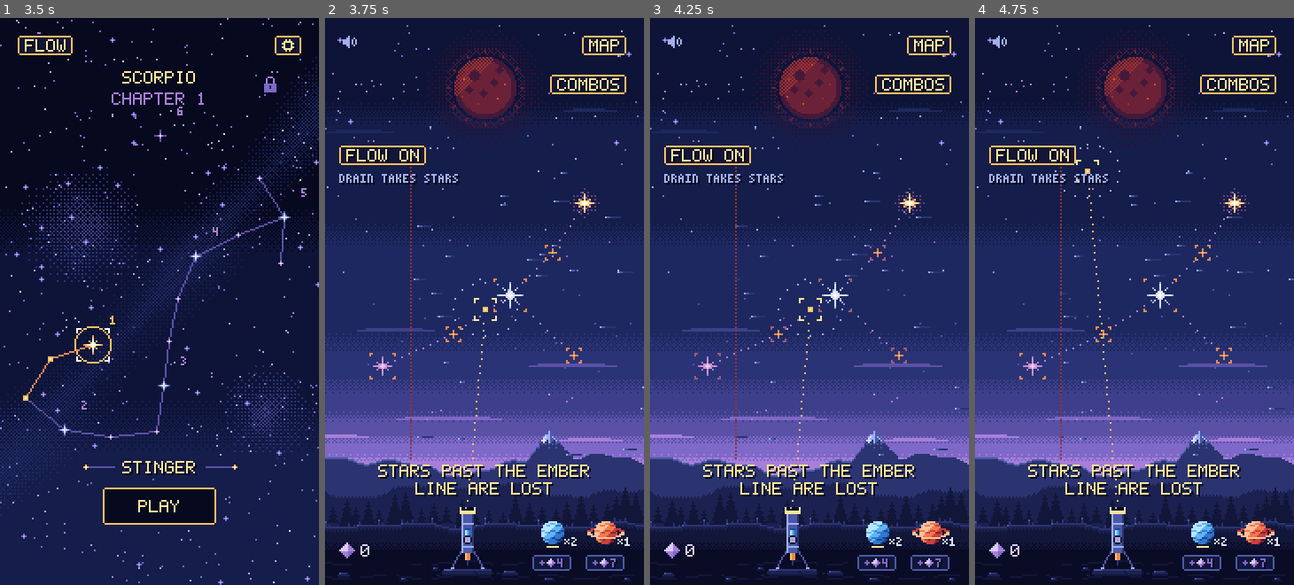
Above: before the commit, frames 1-4 (left to right).
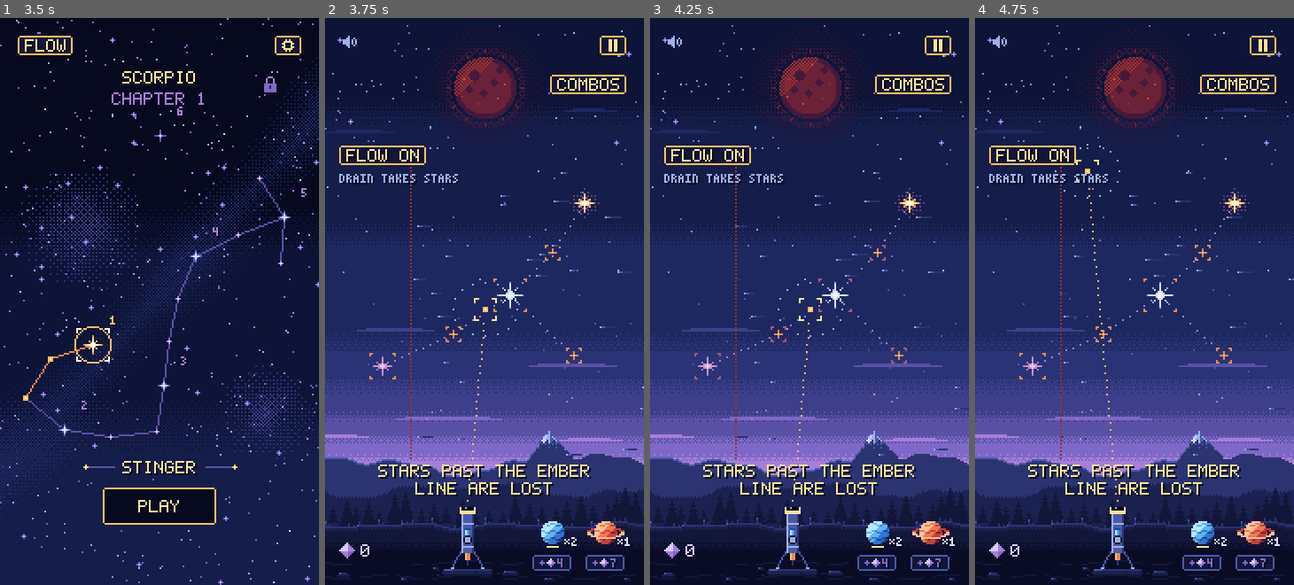
Above: after the commit, the same moments.

Repository: mrafael1/DustInSpace
Game: Godot game, scene res://game/scenes/app.tscn
The game is run twice, just before and just after one commit, with the same random seed, the same clock (stepped at 60 frames per second) and the same inputs.
Inputs (mouse positions are in pixels of both pictures, inside the frame that each line leads up to):
- Up to frame 1 (3.5 s): tap Enter at 0.5 s; move the mouse to (229, 273) at 0.52 s; hold Shift 0.53-1.25 s; click (229, 273) at 0.67 s; drag from (95, 329) to (143, 414) at 1.27 s; move the mouse to (191, 176) at 2.02 s; tap Ctrl at 2.1 s; drag from (143, 414) to (63, 216) at 2.77 s
- Up to frame 2 (3.75 s): move the mouse to (580, 386) at 3.52 s; hold A from 3.53 s (still down); tap U at 3.6 s
- Up to frame 3 (4.25 s): keep holding A
- Up to frame 4 (4.75 s): release A at 4.25 s; drag from (1038, 216) to (1086, 159) at 4.27 s

Frame 1 is identical in both runs. In frame 2, 0.2% of the frame differs, in the area x 80-93%, y 3-7%; in frame 3, 0.2%; in frame 4, 0.2%.

Commit message:
feat: a pause button replaces MAP in a stage: RESUME, RESTART, sound and MAP, the stage held still behind it
Co-Authored-By: Claude Opus 5.5 <noreply@anthropic.com>

Diff:
--- a/game/scenes/main.gd
+++ b/game/scenes/main.gd
@@ -8,7 +8,8 @@
 ## In a chapter (#62): the run in play was won. Sent as the core decides it, so the win counts even
 ## if the player leaves before the end screen.
 signal stage_won
-## In a chapter: the player asked to go back to the chart (MAP in the HUD or on the end screen).
+## In a chapter: the player asked to go back to the chart (MAP in the pause menu or on the end
+## screen).
 signal map_requested
 ## The guided first run reached free play (App saves it, so it plays only once).
 signal tutorial_finished
@@ -23,7 +24,8 @@
 ## Issue #52's prototype: launch with the telescope (point and tap) instead of the slingshot.
 ## Debug builds switch with T to compare the two.
 @export var use_telescope: bool = true
-## Played from a chapter's chart (App sets it before adding Main): shows the MAP buttons.
+## Played from a chapter's chart (App sets it before adding Main): offers MAP (pause menu, end
+## screen).
 @export var in_chapter: bool = false
 ## The constellation layout to play when balance.json turns the constellation on (a StarMap id:
 ## a chapter stage's, #62; the full Scorpio by default).
@@ -87,8 +89,11 @@
 	_end_screen.restart_requested.connect(restart)
 	_end_screen.map_enabled = in_chapter
 	_end_screen.map_requested.connect(map_requested.emit)
-	_hud.show_map_button(in_chapter)
+	_hud.offer_map(in_chapter)
 	_hud.map_requested.connect(map_requested.emit)
+	_hud.restart_requested.connect(restart)
+	_hud.pause_opened.connect(_pause_world.bind(true))
+	_hud.pause_closed.connect(_pause_world.bind(false))
 	_end_screen.watch_payouts(_collect)
 	_hud.planet_chosen.connect(func(_kind: String) -> void: _telescope.request_aim())
 	_sky.link_traced.connect(_hud.follow_link)
@@ -237,7 +242,7 @@
 	return _telescope if use_telescope else _launcher
 
 
-## A fresh run on the current run's balance (the end screen's RESTART).
+## A fresh run on the current run's balance (the end screen's or the pause menu's RESTART).
 func restart() -> bool:
 	return run != null and start_run(run.balance)
 
@@ -290,6 +295,8 @@
 	_hud.tap_refused.connect(func(_kind: String, _part: StringName) -> void: _sfx.play(&"tap_refused"))
 	_hud.pack_ready.connect(func(_kind: String) -> void: _sfx.play(&"pack_ready"))
 	_sound_toggle.toggled.connect(_sfx.cycle_level)
+	_hud.sound_cycle_requested.connect(_sfx.cycle_level)
+	_hud.restart_requested.connect(_sfx.play.bind(&"restart", 1.0))
 	_sfx.level_changed.connect(_hud.show_sound_level)
 	_hud.show_sound_level(_sfx.level)
 	_big_bang.collapse_started.connect(_sfx.play.bind(&"big_bang_collapse", 1.0))
@@ -352,7 +359,7 @@
 		_balance_errors.visible = true
 
 
-## The table holds the world still (`on`): everything but the HUD, the speaker and the debug
+## The table or the pause menu holds the world still (`on`): everything but the HUD, the speaker and the debug
 ## tools stops processing and taking input, and starts again as it was.
 func _pause_world(on: bool) -> void:
 	if on:
--- a/game/ui/hud.gd
+++ b/game/ui/hud.gd
@@ -18,7 +18,10 @@
 ## less, so a lit cost always buys; right after a collect, a grey one may buy too.
 ## The boss stage (the final): as Orion enters, his title card stamps onto the middle of the sky
 ## (BossBanner).
-## The COMBOS button (under the MAP slot) opens the table (PaytableView, #94): each link and what it
+## The pause button (top-right, two bars on the plaque) opens the pause menu (a MenuPanel): RESUME,
+## RESTART (a fresh run of the stage), the sound level (as the speaker cycles it) and, in a chapter,
+## MAP. The game holds still behind it as under the table, and a tap off it resumes.
+## The COMBOS button (under the pause button) opens the table (PaytableView, #94): each link and what it
 ## pays. While it shows the game holds still (Main pauses the world on table_opened; the HUD holds
 ## its own counters, message and guide) and any tap closes it.
 
@@ -30,8 +33,15 @@
 ## The player picked a planet with its icon or its buy button, and it loaded (or was bought and
 ## loaded). The telescope aims with it (Main wires it).
 signal planet_chosen(kind: String)
-## The MAP button was tapped: back to the chapter's chart (#62; only shown in a chapter).
+## The pause menu's MAP was chosen: back to the chapter's chart (#62; only offered in a chapter).
 signal map_requested
+## The pause menu's RESTART was chosen: a fresh run of the stage (the menu has closed).
+signal restart_requested
+## The pause menu's sound button was tapped: the speaker's next level.
+signal sound_cycle_requested
+## The pause menu opened or closed: Main pauses the world while it shows.
+signal pause_opened
+signal pause_closed
 ## The table opened or closed: Main pauses the world while it shows.
 signal table_opened
 signal table_closed
@@ -47,11 +57,13 @@
 ## them to the real screen's corners).
 ## The speaker sits 10 px in from the corner: a phone's rounded corner clipped it at 4 px.
 const SOUND_AT := Vector2i(10, 10)
-## The MAP button (in a chapter) sits this far in from the top-right corner.
+## The pause button sits this far in from the top-right corner.
 const MAP_INSET: int = 10
-## The COMBOS button sits under the MAP slot, this far below its top: their 44 pt targets don't meet.
+## The COMBOS button sits under the pause button, this far below its top: their 44 pt targets don't
+## meet.
 const TABLE_BELOW: int = 22
 const TABLE_TEXT: String = "COMBOS"
+const PAUSE_HEADING: String = "PAUSED"
 const DUST_ICON_AT := Vector2i(12, 300)
 ## On a wider screen the dust counter and the pack slots stay at most this many px out beside the
 ## game's own 180 columns, close to the stage, rather than in the far corners.
@@ -141,8 +153,11 @@
 ## The table (#94) and its button.
 var _table := PaytableView.new()
 var _table_button: MapButton = MapButtonScene.instantiate()
-## The HUD's own children's process modes while the table holds them still.
+## The HUD's own children's process modes while the table or the pause menu holds them still.
 var _held: Dictionary[Node, Node.ProcessMode] = {}
+## The pause menu, and whether it offers MAP (in a chapter).
+var _pause := MenuPanel.new()
+var _map_offered: bool = false
 ## The guided first run's guide: a line and a pointing hand.
 var _guide := TutorialView.new()
 ## Where the Sun is (Main sets it), for the guide's hand.
@@ -154,7 +169,7 @@
 ## Refusal reasons said lately, and seconds until they may be said again.
 var _refusal_quiet: Dictionary[int, float] = {}
 @onready var _message: Label = $Message
-@onready var _map: MapButton = $MapButton
+@onready var _pause_button: MapButton = $PauseButton
 
 
 func _ready() -> void:
@@ -178,6 +193,12 @@
 	add_child(_table_button)
 	_table.name = "Table"
 	add_child(_table)
+	_pause.name = "PauseMenu"
+	_pause.heading = PAUSE_HEADING
+	add_child(_pause)
+	_pause.chosen.connect(_on_pause_chosen)
+	_pause.dismissed.connect(close_pause)
+	_build_pause()
 
 
 func _process(delta: float) -> void:
@@ -192,9 +213,10 @@
 	var left: int = maxi(screen.position.x, -HUD_REACH)
 	var right: int = mini(screen.end.x - ScreenZones.SCREEN.x, HUD_REACH)
 	_sound.position = Vector2(SOUND_AT + screen.position)
-	# The MAP button mirrors the speaker in the top-right corner.
-	_map.position = Vector2(Vector2i(screen.end.x - MAP_INSET - MapButton.SIZE.x, screen.position.y + MAP_INSET))
-	# The COMBOS button's right edge lines up with MAP's.
+	# The pause button mirrors the speaker in the top-right corner.
+	_pause_button.position = Vector2(Vector2i(screen.end.x - MAP_INSET - _pause_button.plaque_size().x, screen.position.y + MAP_INSET))
+	_pause.fit_screen(screen)
+	# The COMBOS button's right edge lines up with the pause button's.
 	_table_button.position = Vector2(Vector2i(screen.end.x - MAP_INSET - _table_button.plaque_size().x, screen.position.y + MAP_INSET + TABLE_BELOW))
 	($DustIcon as Node2D).position = Vector2(DUST_ICON_AT + Vector2i(left, bottom))
 	_rest[_dust] = Vector2(DUST_AT + Vector2i(left, bottom))
@@ -231,6 +253,7 @@
 			_banner.play_arrival(run.scorpio.map.title, run.scorpio.map.arrival_epithet, ARRIVAL_TIME, Palette.M6, Palette.M4)
 	_guide.hide_guide()
 	close_table()
+	close_pause()
 	_press([])
 	refresh()
 
@@ -328,25 +351,95 @@
 	if _run == null or _table.is_open():
 		return
 	_table.open(_run.balance)
+	_hold(_table)
+	table_opened.emit()
+
+
+func close_table() -> void:
+	if not _table.is_open():
+		return
+	_table.close()
+	_let_go()
+	table_closed.emit()
+
+
+## Opens the pause menu; the game holds still until it closes.
+func open_pause() -> void:
+	if _run == null or _pause.is_open():
+		return
+	_pause.open()
+	_hold(_pause)
+	pause_opened.emit()
+
+
+func close_pause() -> void:
+	if not _pause.is_open():
+		return
+	_pause.close()
+	_let_go()
+	pause_closed.emit()
+
+
+func pause_menu() -> MenuPanel:
+	return _pause
+
+
+## Whether the pause menu offers MAP (in a chapter).
+func offer_map(on: bool) -> void:
+	_map_offered = on
+	_build_pause()
+
+
+func is_map_offered() -> bool:
+	return _map_offered
+
+
+## The pause button's tap target.
+func pause_target() -> Rect2i:
+	return _pause_button.target()
+
+
+## Every child but `keep` holds still (the table's or the pause menu's plaque).
+func _hold(keep: Node) -> void:
 	for child: Node in get_children():
-		if child != _table:
+		if child != keep:
 			_held[child] = child.process_mode
 			child.process_mode = Node.PROCESS_MODE_DISABLED
 	# The guide's line would crowd the plaque's top: it goes unseen (not hidden: it keeps its step).
 	_guide.modulate = Color.TRANSPARENT
-	table_opened.emit()
-
-
-func close_table() -> void:
-	if not _table.is_open():
-		return
-	_table.close()
+
+
+func _let_go() -> void:
 	for child: Node in _held:
 		if is_instance_valid(child):
 			child.process_mode = _held[child]
 	_held.clear()
 	_guide.modulate = Color.WHITE
-	table_closed.emit()
+
+
+func _build_pause() -> void:
+	var items: Array[Dictionary] = [
+		{"id": &"resume", "text": "RESUME"},
+		{"id": &"restart", "text": "RESTART"},
+		{"id": &"sound", "text": OptionsMenu.SOUND_TEXT[_sound.level if _sound != null else 0], "level": _sound.level if _sound != null else 0},
+	]
+	if _map_offered:
+		items.append({"id": &"map", "text": "MAP"})
+	_pause.set_items(items)
+
+
+func _on_pause_chosen(id: StringName) -> void:
+	match id:
+		&"resume":
+			close_pause()
+		&"restart":
+			close_pause()
+			restart_requested.emit()
+		&"sound":
+			sound_cycle_requested.emit()
+		&"map":
+			close_pause()
+			map_requested.emit()
 
 
 func table() -> PaytableView:
@@ -371,6 +464,8 @@
 ## Shows the sound level (Sfx.Level) on the speaker.
 func show_sound_level(level: int) -> void:
 	_sound.level = level
+	_pause.set_item_text(&"sound", OptionsMenu.SOUND_TEXT[level])
+	_pause.set_item_level(&"sound", level)
 
 
 func sound_level() -> int:
@@ -378,19 +473,6 @@
 
 
 ## The speaker's tap target on screen (SoundToggle takes the taps).
-## Shows the MAP button (in a chapter) or hides it.
-func show_map_button(on: bool) -> void:
-	_map.visible = on
-
-
-func is_map_button_shown() -> bool:
-	return _map.visible
-
-
-func map_target() -> Rect2i:
-	return _map.target()
-
-
 func sound_target() -> Rect2i:
 	return Rect2i(SoundIcon.TARGET.position + Vector2i(_sound.position), SoundIcon.TARGET.size)
 
@@ -401,6 +483,9 @@
 
 ## Feeds one touch (in screen coordinates). Returns true if it was used.
 func handle_pointer(event: InputEvent) -> bool:
+	# The pause menu takes every touch while it shows.
+	if _pause.is_open():
+		return _pause.handle_pointer(event)
 	# The table takes every touch while it shows; a tap closes it.
 	if _table.is_open():
 		var close := event as InputEventScreenTouch
@@ -408,9 +493,9 @@
 			close_table()
 		return event is InputEventScreenTouch or event is InputEventScreenDrag
 	# A tutorial step that only explains goes on at a tap. Off the buttons it takes the touch; on a
-	# planet's button the tap goes on and does what it does too (MAP just leaves).
+	# planet's button the tap goes on and does what it does too (the pause button just pauses).
 	var on_button: Array = target_at(Vector2i((event as InputEventScreenTouch).position.floor())) if event is InputEventScreenTouch else []
-	if _guide.waits_for_tap() and _run != null and on_button != ["", &"map"]:
+	if _guide.waits_for_tap() and _run != null and on_button != ["", &"pause"]:
 		var tap := event as InputEventScreenTouch
 		if tap != null and not tap.pressed and not tap.canceled:
 			_run.tutorial_continue()
@@ -438,8 +523,8 @@
 
 ## The tap target under a screen point, as [kind, &"icon" or &"cost"], or [] for none.
 func target_at(point: Vector2i) -> Array:
-	if _map.visible and _map.target().has_point(point):
-		return ["", &"map"]
+	if _pause_button.visible and _pause_button.target().has_point(point):
+		return ["", &"pause"]
 	if _table_button.visible and _table_button.target().has_point(point):
 		return ["", &"table"]
 	for kind: String in _slots:
@@ -452,15 +537,15 @@
 ## Remembers the target a press started on; a buy button shows held down while pressed.
 func _press(target: Array) -> void:
 	_pressed = target
-	_map.pressed = target == ["", &"map"]
+	_pause_button.pressed = target == ["", &"pause"]
 	_table_button.pressed = target == ["", &"table"]
 	for kind: String in _slots:
 		_slots[kind].press_buy(target == [kind, &"cost"])
 
 
 func _tap(kind: String, part: StringName) -> void:
-	if part == &"map":
-		map_requested.emit()
+	if part == &"pause":
+		open_pause()
 		return
 	if part == &"table":
 		open_table()
--- a/game/ui/hud.tscn
+++ b/game/ui/hud.tscn
@@ -35,6 +35,6 @@
 position = Vector2(10, 10)
 script = ExtResource("3_sound_icon")
 
-[node name="MapButton" parent="." instance=ExtResource("4_map")]
-visible = false
+[node name="PauseButton" parent="." instance=ExtResource("4_map")]
+glyph = 2
 position = Vector2(145, 10)
